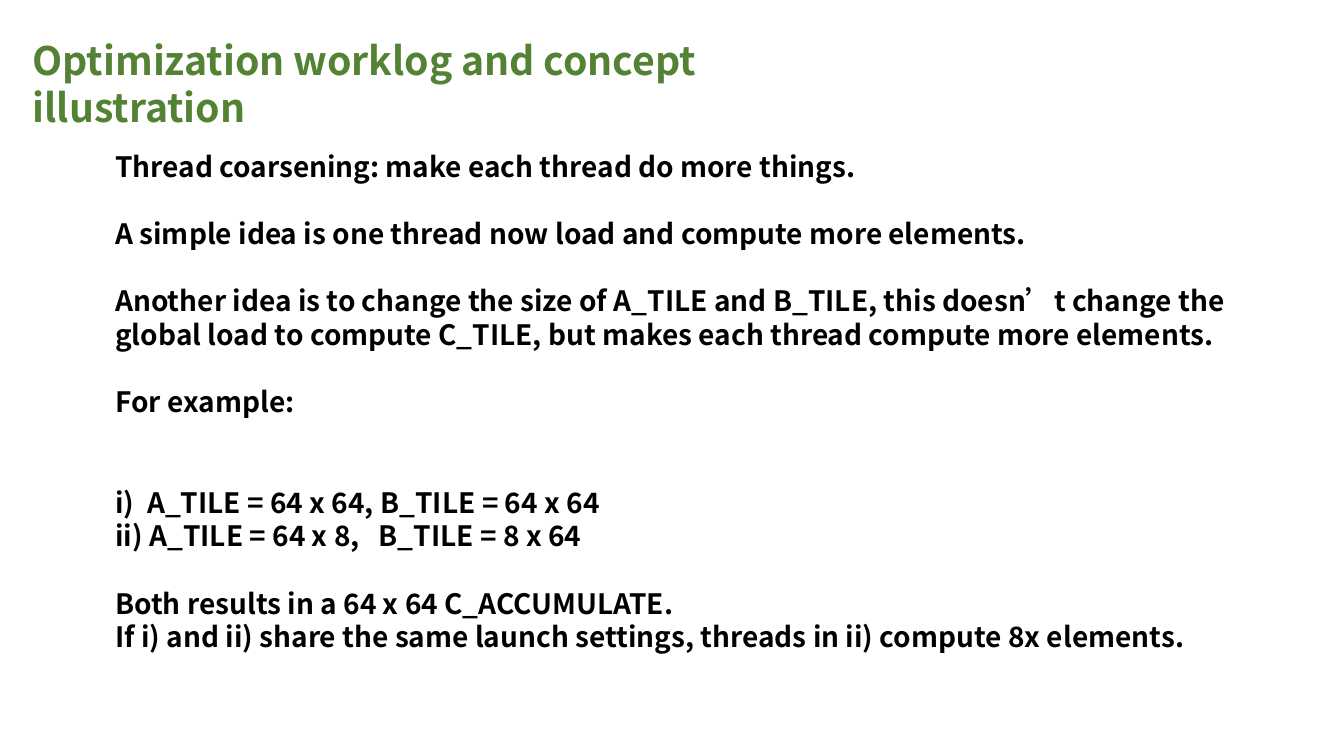
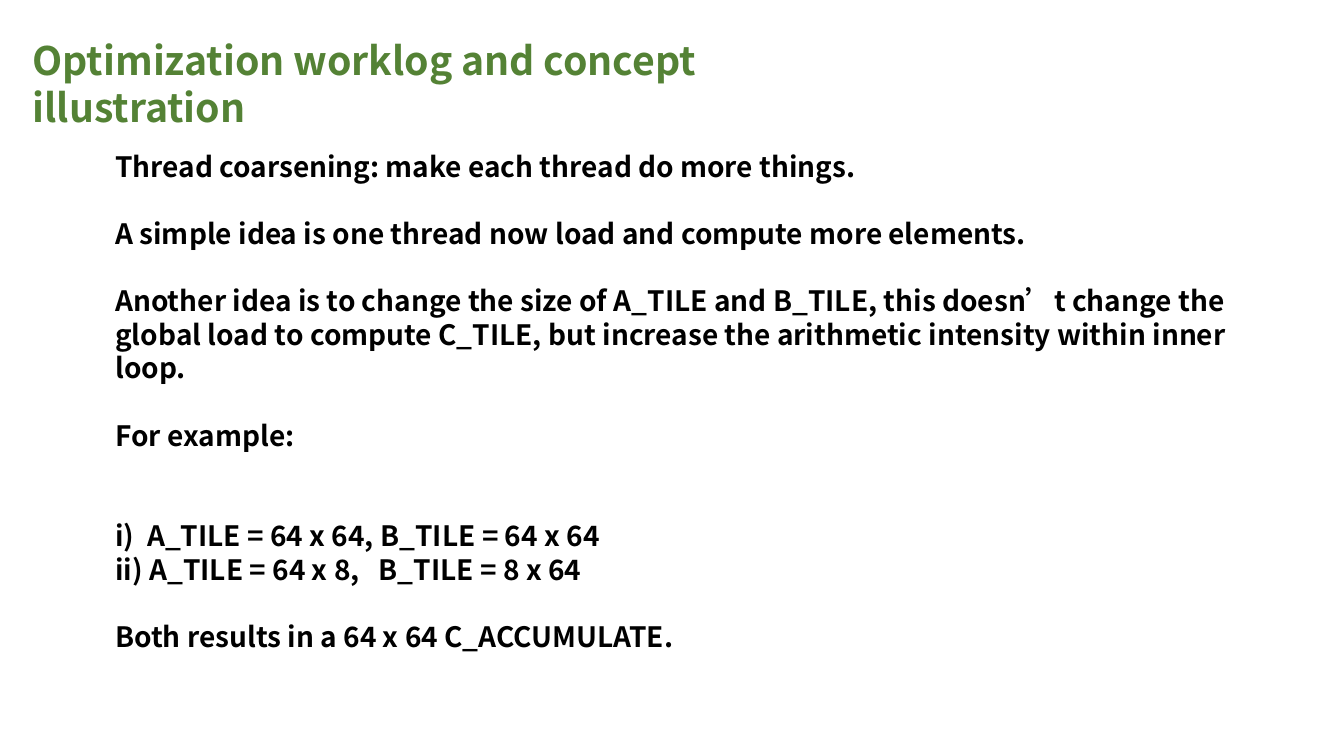
Before and after one commit to InhabitancyCocoon/feather_gemm, a slide deck: slide 17 of docs/presentation.pptx (slide 16 before the commit). Drawn at 1344x756 pixels with LibreOffice and Linux fonts; fonts in the diff are those of the drawing. Boxes give left, top, right and bottom in pixels: in the first picture for what was removed or moved away, otherwise in the second. Text is boxed around its words. In the diff, an @@ line names an element or a change of style, - is before the commit and + after.

```diff
--- a/docs/presentation.pptx
+++ b/docs/presentation.pptx
@@ text at <box>115,287,1226,384</box>: text changed @@
-Another idea is to change the size of A_TILE and B_TILE, this doesn’t change the global load to compute C_TILE, but makes each thread compute more elements.
+Another idea is to change the size of A_TILE and B_TILE, this doesn’t change the global load to compute C_TILE, but increase the arithmetic intensity within inner loop.
@@ text at <box>115,624,1184,654</box>: paragraph removed @@
-If i) and ii) share the same launch settings, threads in ii) compute 8x elements.
```
Also in this commit, not shown: 17 other slides changed, 3 slides added, 2 other files.
